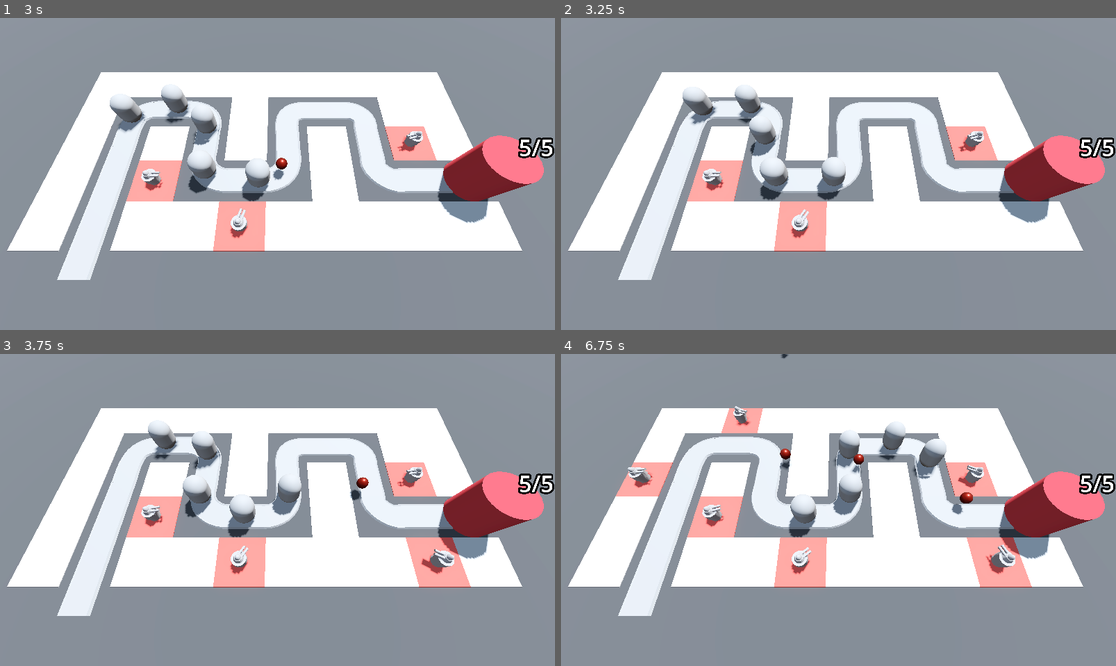
Above: before the commit, frames 1-4 (two rows, left to right).
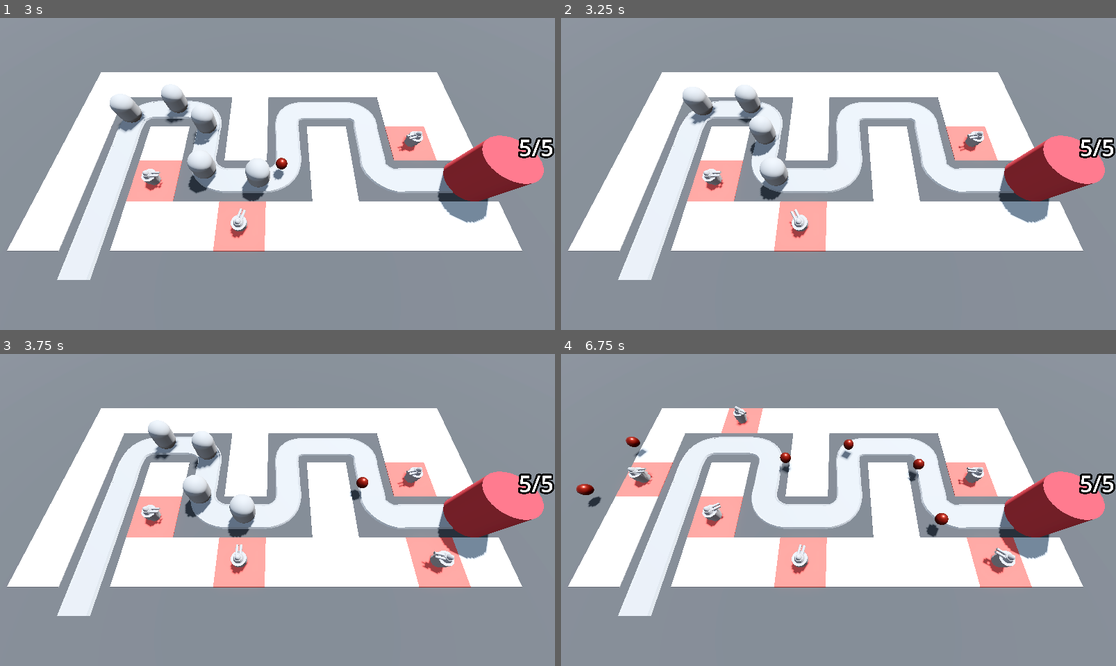
Above: after the commit, the same moments.

Repository: prokosim/barbar-blast
Game: Godot game, scene res://BaseLevel.tscn
Same seed, same stepped clock (60 frames per second), same inputs: the game is played once before the commit and once after it.
Inputs (mouse positions are in pixels of both pictures, inside the frame that each line leads up to):
- Up to frame 1 (3 s): move the mouse to (399, 158) at 0.52 s; press the mouse at (399, 158) at 0.53 s; move the mouse to (166, 189) at 1.27 s; release the mouse at (166, 189) at 1.28 s; click (166, 189) at 1.35 s; move the mouse to (333, 105) at 2.02 s; press the mouse at (333, 105) at 2.03 s; move the mouse to (249, 236) at 2.77 s; release the mouse at (249, 236) at 2.78 s; click (249, 236) at 2.85 s
- Up to frame 2 (3.25 s): no input
- Up to frame 3 (3.75 s): move the mouse to (444, 556) at 3.52 s; press the mouse at (444, 556) at 3.53 s
- Up to frame 4 (6.75 s): move the mouse to (672, 463) at 4.27 s; release the mouse at (672, 463) at 4.28 s; click (672, 463) at 4.35 s; move the mouse to (866, 510) at 5.02 s; press the mouse at (866, 510) at 5.03 s; move the mouse to (755, 432) at 5.77 s; release the mouse at (755, 432) at 5.78 s; click (755, 432) at 5.85 s; move the mouse to (960, 494) at 6.52 s; press the mouse at (960, 494) at 6.53 s

Frame 1 is identical in both runs. In frame 2, 0.5% of the frame differs, in the area x 26-76%, y 37-67%; in frame 3, 0.6%; in frame 4, 3.1%, in the area x 2-81%, y 0-68%.

Commit message:
Enemies are getting destroyed by 2 shots now

Diff:
--- a/Enemy/enemy.gd
+++ b/Enemy/enemy.gd
@@ -1,11 +1,21 @@
 extends PathFollow3D
 
 
-##Enemy vatiables
-#Enemy Speed
+## Enemy vatiables
+# Enemy Speed
 @export var speed: float = 2.5
+@export var max_health := 50
+
+var current_health: int:
+	set(health_in):
+		current_health = health_in
+		if current_health <1:
+			queue_free()
 
 @onready var base = get_tree().get_first_node_in_group("base")
+
+func _ready() -> void:
+	current_health = max_health
 
 # Called every frame. 'delta' is the elapsed time since the previous frame.
 func _process(delta: float) -> void:
--- a/Turret/projectile.gd
+++ b/Turret/projectile.gd
@@ -2,6 +2,7 @@
 
 var direction := Vector3.FORWARD
 @export var speed := 30.0
+@export var damage := 25
 
 func _physics_process(delta: float) -> void:
 	position += direction * speed * delta
@@ -14,4 +15,5 @@
 func _on_area_entered(area: Area3D) -> void:
 	if area.is_in_group("enemy_area"):
 		print(area)
+		area.get_parent().current_health -= damage
 		queue_free()
